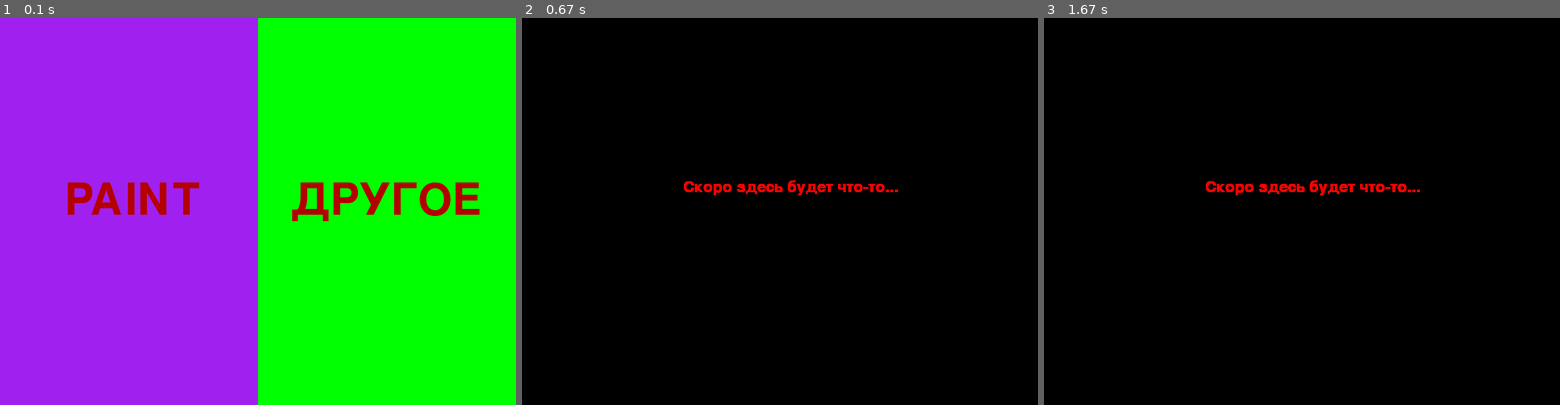
Above: before the commit, frames 1-3 (left to right).
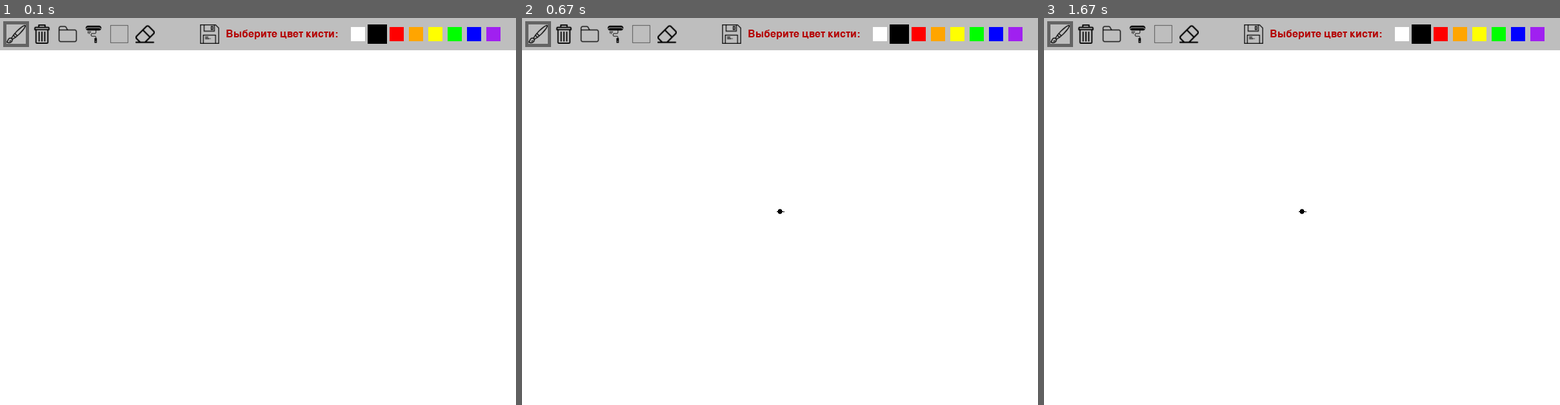
Above: after the commit, the same moments.

Repository: alabayk/paint_on_pygame
Game: pygame game, started from project.py
The game is run twice, just before and just after one commit, with the same random seed, the same clock (stepped at 60 frames per second) and the same inputs.
Inputs (mouse positions are in pixels of both pictures, inside the frame that each line leads up to):
- Up to frame 1 (0.1 s): no input
- Up to frame 2 (0.67 s): click (780, 211) at 0.38 s
- Up to frame 3 (1.67 s): no input

The runs differ from the first frame. In frame 1, 100% of the frame differs, in the area x 0-100%, y 0-100%; in frame 2, 100%; in frame 3, 100%.

Commit message:
undo и redo 2 шаг (fix)

Diff:
--- a/project.py
+++ b/project.py
@@ -146,7 +146,7 @@
             pygame.draw.rect(screen, pygame.Color('gray'), [90, 10, 30, 30], )
             screen.blit(papka, (90, 10))
             pygame.display.update()
-        pygame.draw.rect(screen, pygame.Color('yellow'), [750, 550, 50, 50])
+        # pygame.draw.rect(screen, pygame.Color('yellow'), [750, 550, 50, 50])
         pygame.display.flip()
 
     while running:
@@ -161,17 +161,13 @@
 
             # Проверка на нажатие
             if event.type == pygame.MOUSEBUTTONDOWN and event.pos[1] >= 50:
-                if event.pos[0] < 750 and event.pos[1] < 550:
-                    nazhat = True
-                    coords = event.pos
-                    if flag_ris:
-                        svezh[0].append(zvet)
-                        svezh.append([])
-                        i_global += 1
-
-            # Назад
-            if event.type == pygame.MOUSEBUTTONDOWN and event.pos[1] >= 550 and event.pos[0] >= 750:
-                flag_back = True
+                nazhat = True
+                coords = event.pos
+                if flag_ris:
+                    svezh[0].append(zvet)
+                    svezh.append([])
+                    i_global += 1
+
 
             if event.type == pygame.KEYDOWN:
                 keys = pygame.key.get_pressed()
@@ -850,10 +846,11 @@
             # Проверка на отжатие мыши
             if event.type == pygame.MOUSEBUTTONUP:
                 nazhat = False
+                ne_vernul = True
                 if start:
                     pygame.image.save(screen, 'prom-file.png')
                     start = False
-                if not (event.pos[1] >= 550 and event.pos[0] >= 750) and not start:
+                if not start:
                     shutil.copy(f"{os.path.dirname(os.path.abspath(__file__))}/prom-file.png",
                                 f"{os.path.dirname(os.path.abspath(__file__))}/nazad.png")
                 pygame.image.save(screen, 'prom-file.png')
@@ -862,11 +859,12 @@
                                 f"{os.path.dirname(os.path.abspath(__file__))}/vpered.png")
 
                     shutil.copy(f"{os.path.dirname(os.path.abspath(__file__))}/nazad.png",
-                            f"{os.path.dirname(os.path.abspath(__file__))}/prom-file.png")
+                                f"{os.path.dirname(os.path.abspath(__file__))}/prom-file.png")
                     prom = pygame.image.load(f"{os.path.dirname(os.path.abspath(__file__))}/prom-file.png")
                     screen.blit(prom, (0, 0))
                     pygame.display.flip()
                     flag_back = False
+                    ne_vernul = True
                 else:
                     if flag_pryam:
                         if event.pos[1] >= 50:
@@ -890,6 +888,7 @@
                                     coords[1] - pygame.mouse.get_pos()[1])
                                 x, y = coords[0] - a, coords[1]
                                 history.append(((x, y), (a, b)))
+                                ne_vernul = True
 
         # Рисование кистью
         if flag_ris and nazhat:
@@ -957,43 +956,6 @@
         img.load()
         cropped_img = img.crop((0, 50, 800, 600))
         cropped_img.save(filename)
-        img.show(cropped_img)
-
-
-def start():
-    pygame.init()
-    width = 800
-    height = 600
-    screen = pygame.display.set_mode([width, height])
-    pygame.display.set_caption('CHOOSE APP')
-    screen.fill(pygame.Color('white'))
-    pygame.display.flip()
-    running = True
-
-    def osnova():
-        screen.fill(pygame.Color('white'))
-        pygame.draw.rect(screen, pygame.Color('purple'), [0, 0, 400, 600])
-        pygame.draw.rect(screen, pygame.Color('green'), [400, 0, 400, 600])
-        f1 = pygame.font.Font(None, 100)
-        text1 = f1.render('PAINT', True, (180, 0, 0))
-        screen.blit(text1, (100, 250))
-        text2 = f1.render('ДРУГОЕ', True, (180, 0, 0))
-        screen.blit(text2, (450, 250))
-
-        pygame.display.flip()
-
-    while running:
-        osnova()
-        for event in pygame.event.get():
-            if event.type == pygame.QUIT:
-                running = False
-            if event.type == pygame.MOUSEBUTTONDOWN:
-                if event.pos[0] < 400:
-                    paint(False)
-                    running = False
-                elif event.pos[0] >= 40:
-                    proga_mashi_i_stepana()
-                    running = False
 
 
 def file_save():
@@ -1107,6 +1069,7 @@
                             obrezka(text)
                             print()
                             print(f"file has been saved as {os.path.dirname(os.path.abspath(__file__))}\\{text}")
+                            final()
                             run = False
         group.update(event_list)
 
@@ -1204,19 +1167,5 @@
         os.remove(f"{os.path.dirname(os.path.abspath(__file__))}/vpered.png")
 
 
-def proga_mashi_i_stepana():
-    pygame.init()
-    screen = pygame.display.set_mode((800, 600))
-    font_1 = pygame.font.Font(None, 36)
-    text = font_1.render('Скоро здесь будет что-то...', True, pygame.Color('red'))
-    running = True
-
-    while running:
-        for event in pygame.event.get():
-            if event.type == pygame.QUIT:
-                running = False
-        screen.blit(text, (250, 250))
-        pygame.display.flip()
-
-
-start()
+
+paint()
Not shown, removed: README.md
Not shown, added: Пояснительная записка pygame.docx
